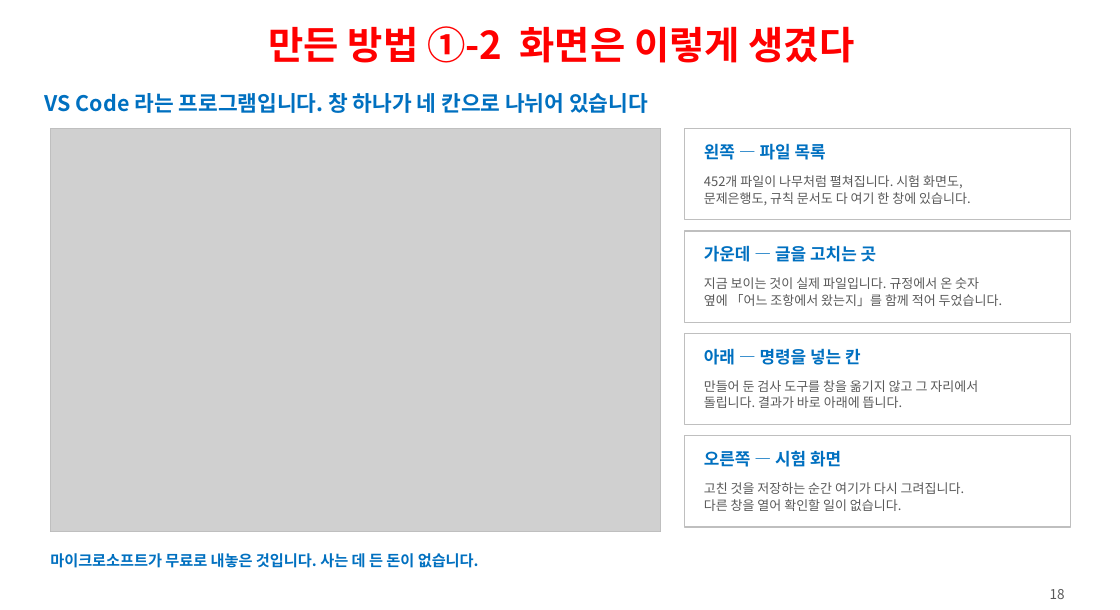
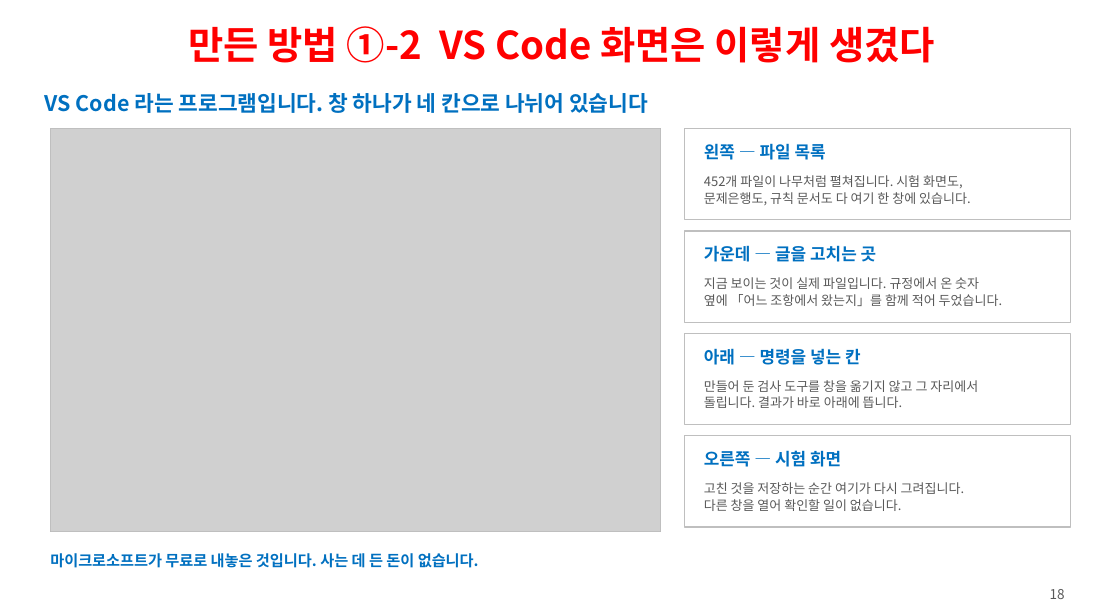
Before and after one commit to ys1277-sys/HIENDT-CBT, a slide deck: slide 18 of docs/발표자료-CBT-2026-08.pptx. Drawn at 1120x610 pixels with LibreOffice and Linux fonts; fonts in the diff are those of the drawing; grey boxes stand for pictures. Boxes give left, top, right and bottom in pixels: in the first picture for what was removed or moved away, otherwise in the second. Text is boxed around its words. In the diff, an @@ line names an element or a change of style, - is before the commit and + after.

```diff
--- a/docs/발표자료-CBT-2026-08.pptx
+++ b/docs/발표자료-CBT-2026-08.pptx
@@ text at (188,26,935,63): text changed @@
-만든 방법 ①-2 화면은 이렇게 생겼다
+만든 방법 ①-2 VS Code 화면은 이렇게 생겼다
```
Also in this commit, not shown: 15 other slides changed, 1 slide added, 1 other file.
